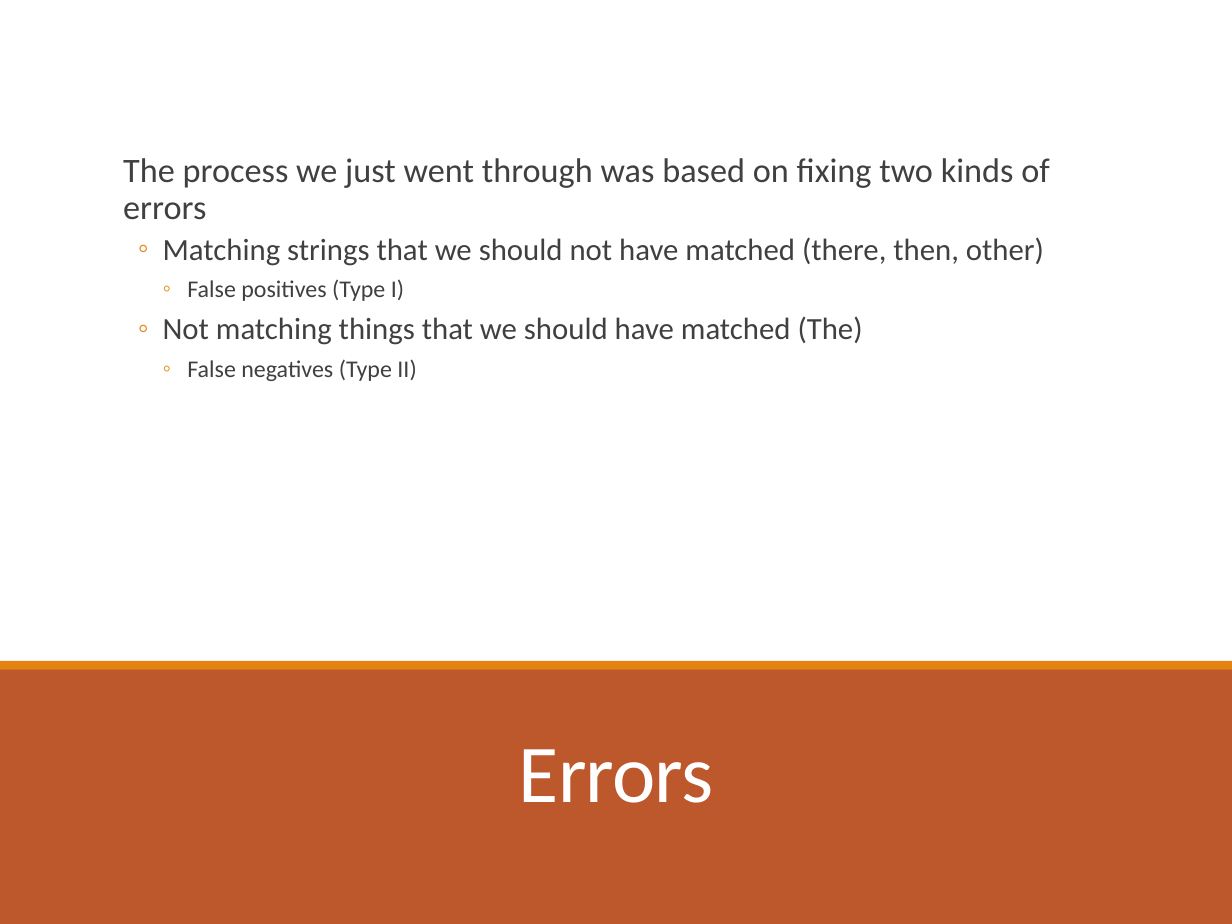
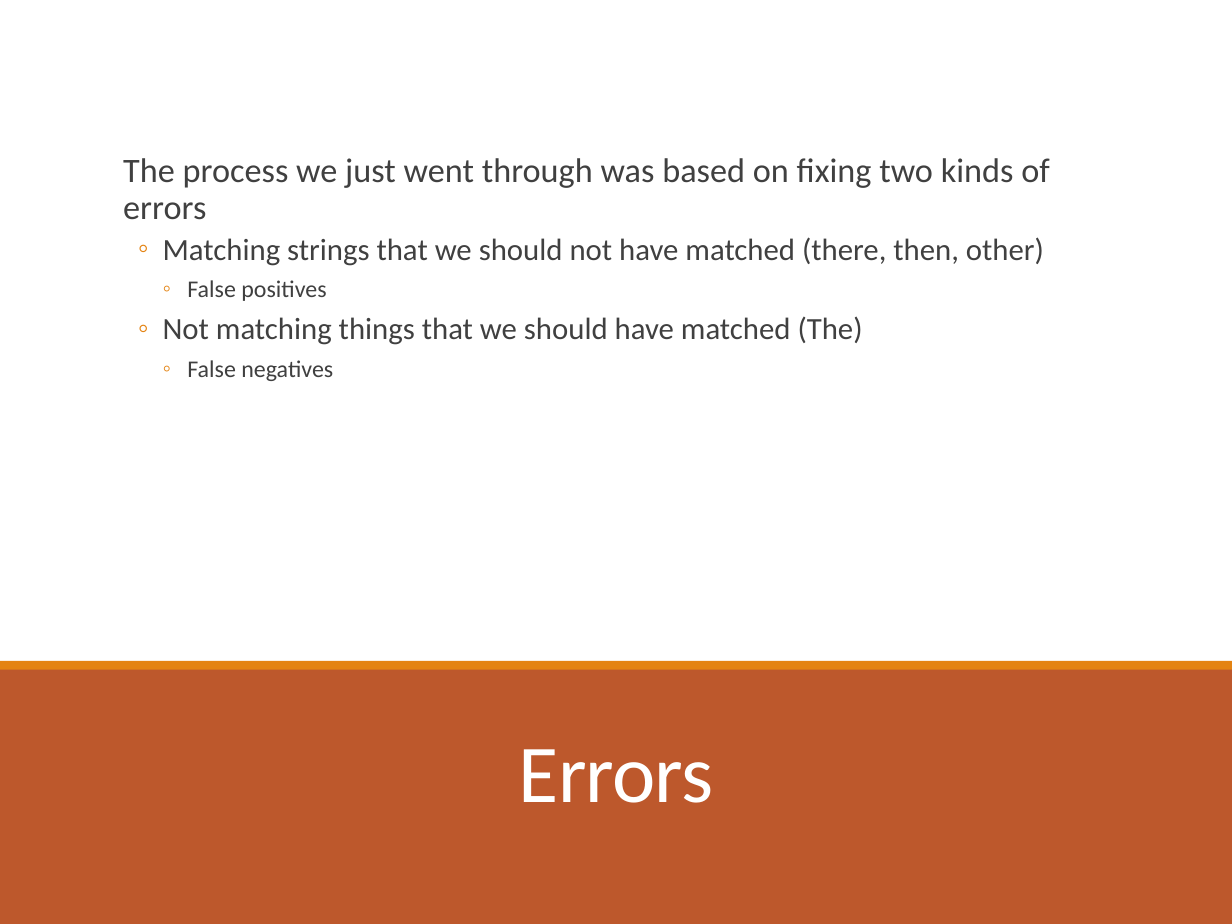
Before and after one commit to computational-linguistics-class/computational-linguistics-class.github.io, a slide deck: slide 21 of slides/02-text-processing.pptx (slide 25 before the commit). Drawn at 1232x924 pixels with LibreOffice and Linux fonts; fonts in the diff are those of the drawing. Boxes give left, top, right and bottom in pixels: in the first picture for what was removed or moved away, otherwise in the second. Text is boxed around its words. In the diff, an @@ line names an element or a change of style, - is before the commit and + after.

```diff
--- a/slides/02-text-processing.pptx
+++ b/slides/02-text-processing.pptx
@@ text at box(187, 280, 326, 301): text changed @@
-    ◦ False positives (Type I)
+    ◦ False positives
@@ text at box(187, 360, 333, 381): text changed @@
-    ◦ False negatives (Type II)
+    ◦ False negatives
```
Also in this commit, not shown: 8 other slides changed, 3 slides added, 7 slides removed, 1 other file.
